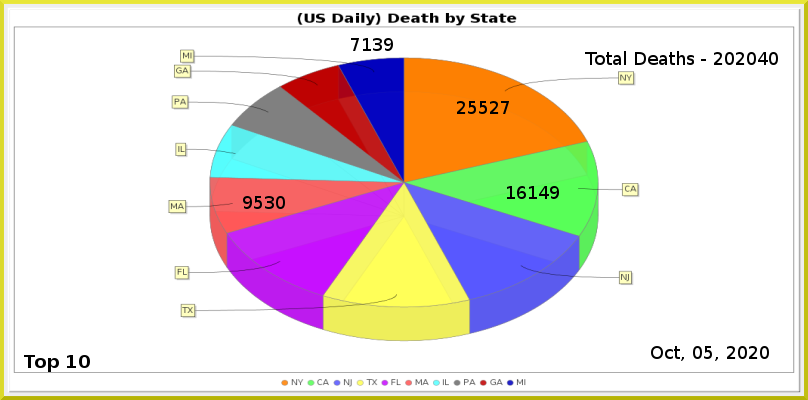
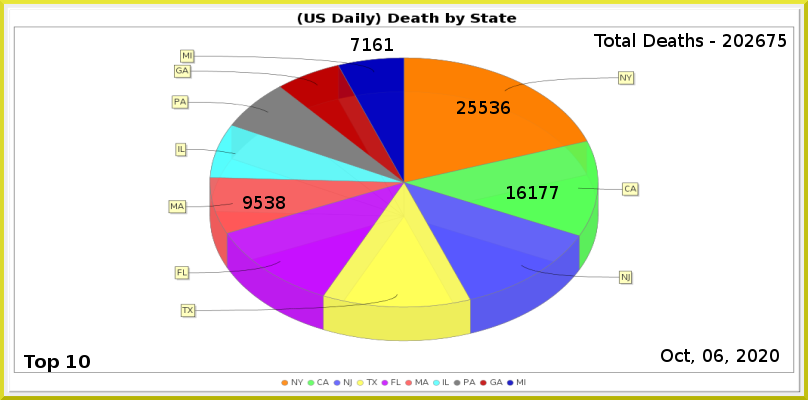
Comparing the layer stacks of the two 808x400 images. Changes:
painted on "Least" over left=373, top=38, right=393, bottom=51
painted on "MA" over left=276, top=196, right=285, bottom=209
painted on "CA" over left=539, top=186, right=559, bottom=199
painted on "NY" over left=490, top=101, right=510, bottom=114
renamed "Total Deaths - 202040" to "Total Deaths - 202675", painted on it over left=585, top=33, right=786, bottom=65
painted on "Current Date" over left=651, top=346, right=779, bottom=364
painted on "Death_by_State.png" over left=168, top=49, right=640, bottom=342
